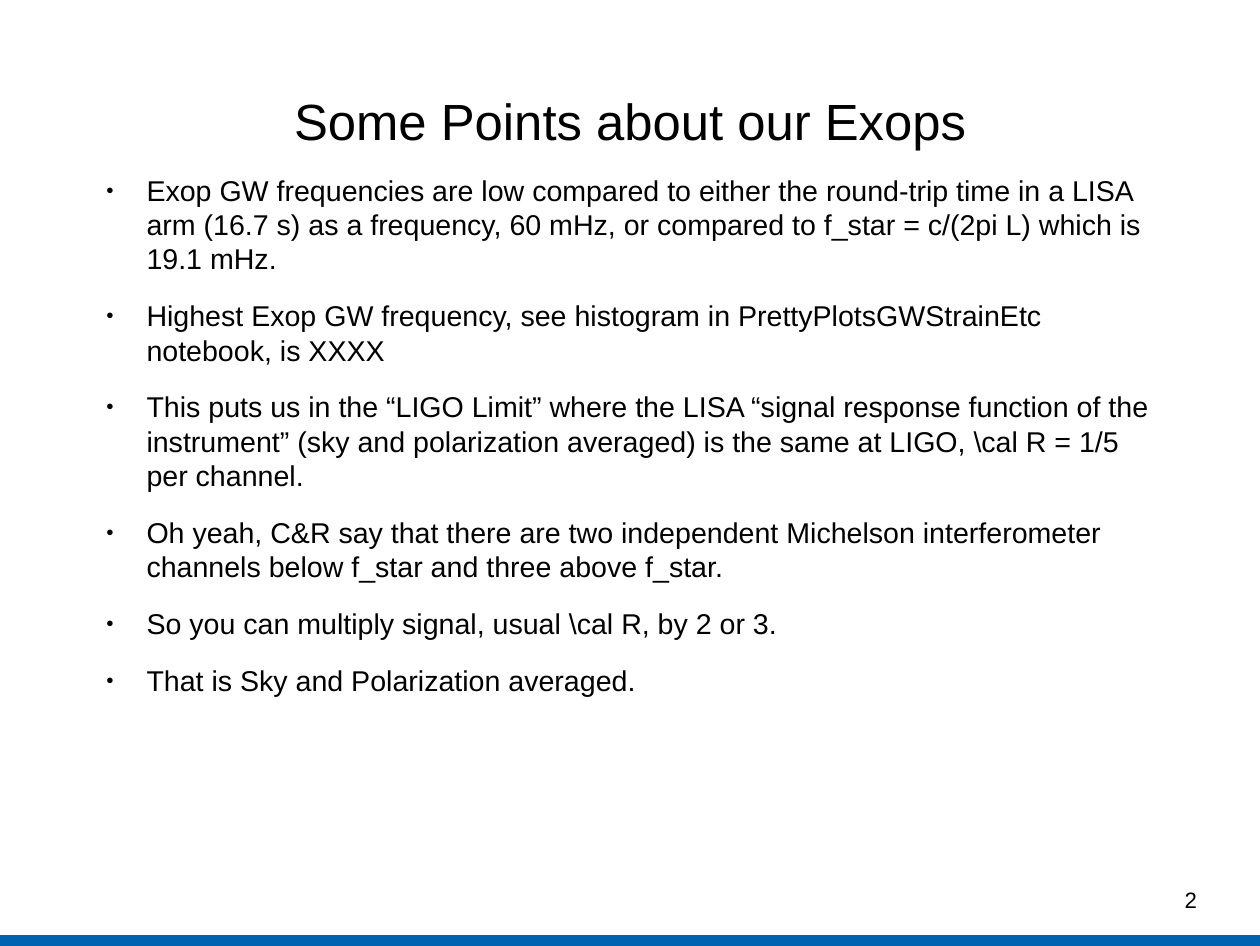
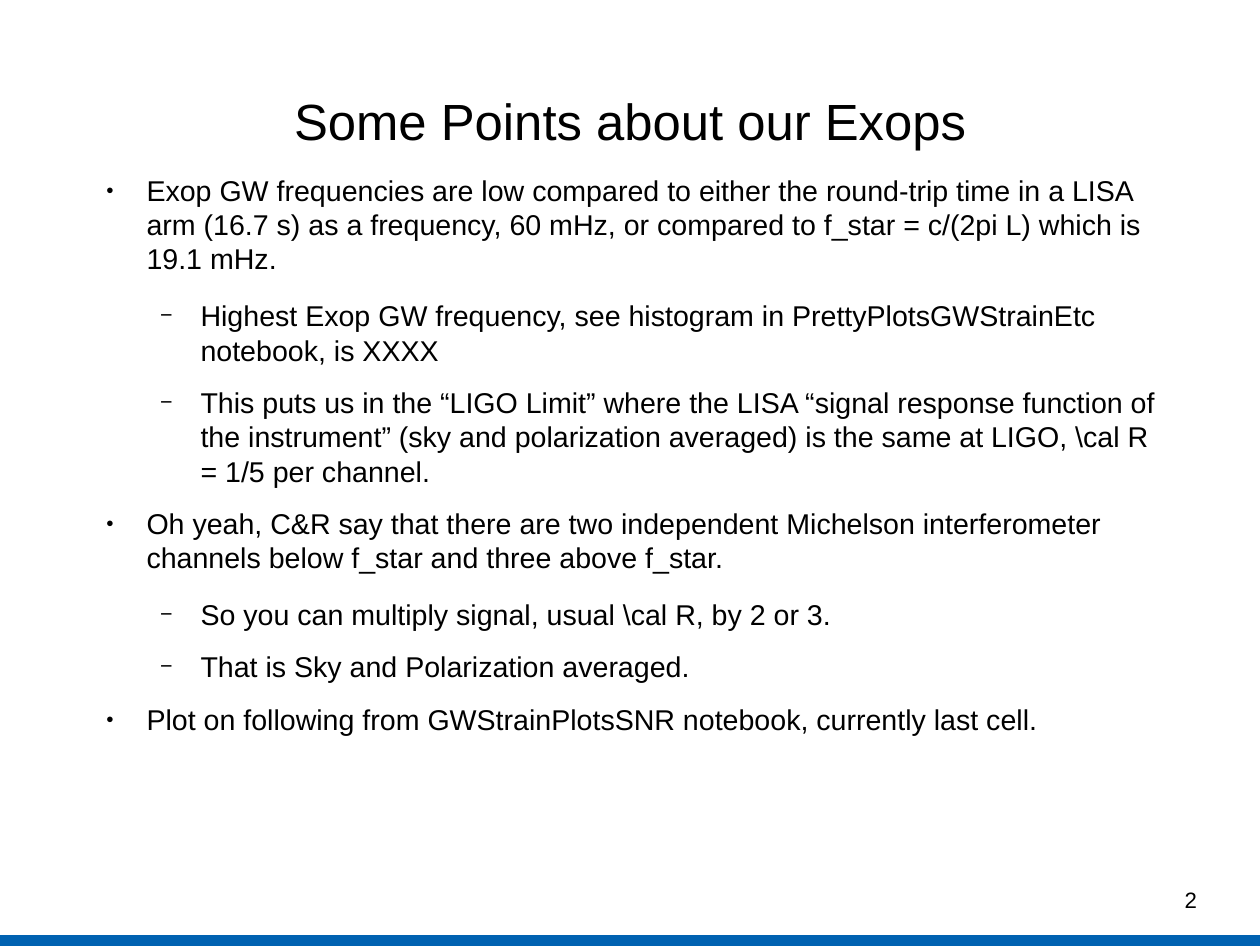
Before and after one commit to gabella/exoplanetsMath, a slide deck: slide 2 of python/NoiseNotesCornishEtAlMaggiore.odp. Drawn at 1260x946 pixels with LibreOffice and Linux fonts; fonts in the diff are those of the drawing; background and template pictures are left out. Boxes give left, top, right and bottom in pixels: in the first picture for what was removed or moved away, otherwise in the second. Text is boxed around its words. In the diff, an @@ line names an element or a change of style, - is before the commit and + after.

Commit message:
first plot of Cornish-Robson noise curve, using gwt.lisa_pdf() interpolator, compared to Larson

```diff
--- a/python/NoiseNotesCornishEtAlMaggiore.odp
+++ b/python/NoiseNotesCornishEtAlMaggiore.odp
@@ text at <box>201,305,1155,683</box>: bullet ● to −; list level 1 to 2 in "Highest Exop GW frequency, see ..."; list level 1 to 2 in "This puts us in the ..."; list level 1 to 2 in "So you can multiply signal, ..."; list level 1 to 2 in "That is Sky and Polarization ..." @@
@@ text at <box>147,709,1037,735</box>: paragraph added @@
+● Plot on following from GWStrainPlotsSNR notebook, currently last cell.
```
Also in this commit, not shown: 1 slide added, 5 other files.
